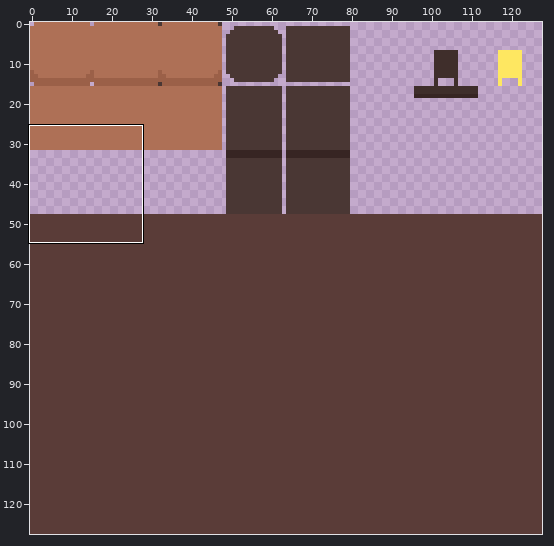
Two versions of one sprite sheet, sprites/tiles.png. The first picture is a wide view before the edit; the outline marks the close-up.
Close-up. Earlier state:
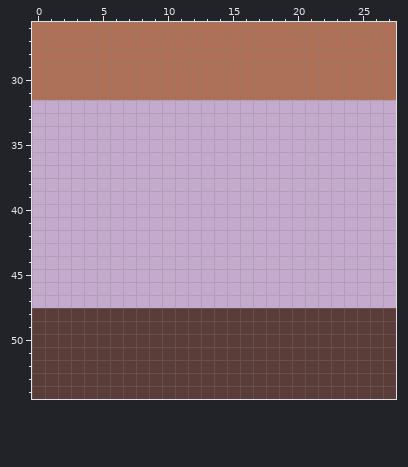
The file is 128x128 pixels. Shown: x 0..27, y 26..54.
And afterwards:
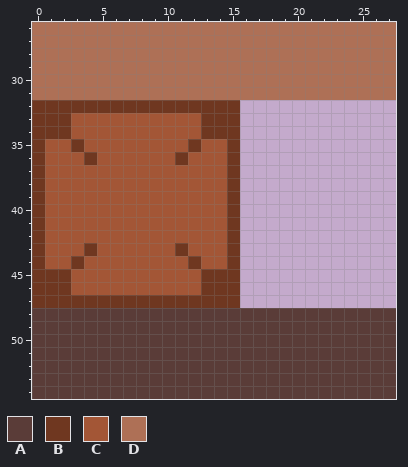
Palette (. is transparent): A #5a3c38  B #6f3720  C #a35636  D #ae7056
Change:
Colour B is added in row 32 at x 0 to 15; in rows 33 to 34 at x 0 to 2 and 13 to 15; in row 35 at x 0, 3, 12 and 15; in row 36 at x 0, 4, 11 and 15; in rows 37 to 42 at x 0 and 15; in row 43 at x 0, 4, 11 and 15.
Colour B is added in row 44 at x 0, 3, 12 and 15; in rows 45 to 46 at x 0 to 2 and 13 to 15; in row 47 at x 0 to 15.
Colour C is added in rows 33 to 34 at x 3 to 12; in row 35 at x 1 to 2, 4 to 11 and 13 to 14; in row 36 at x 1 to 3, 5 to 10 and 12 to 14; in rows 37 to 42 at x 1 to 14; in row 43 at x 1 to 3, 5 to 10 and 12 to 14; in row 44 at x 1 to 2, 4 to 11 and 13 to 14.
Colour C is added in rows 45 to 46 at x 3 to 12.
Changed places in both close-ups, as pixel boxes (x1, y1, x2, y2):
added: (32, 100, 240, 308)
